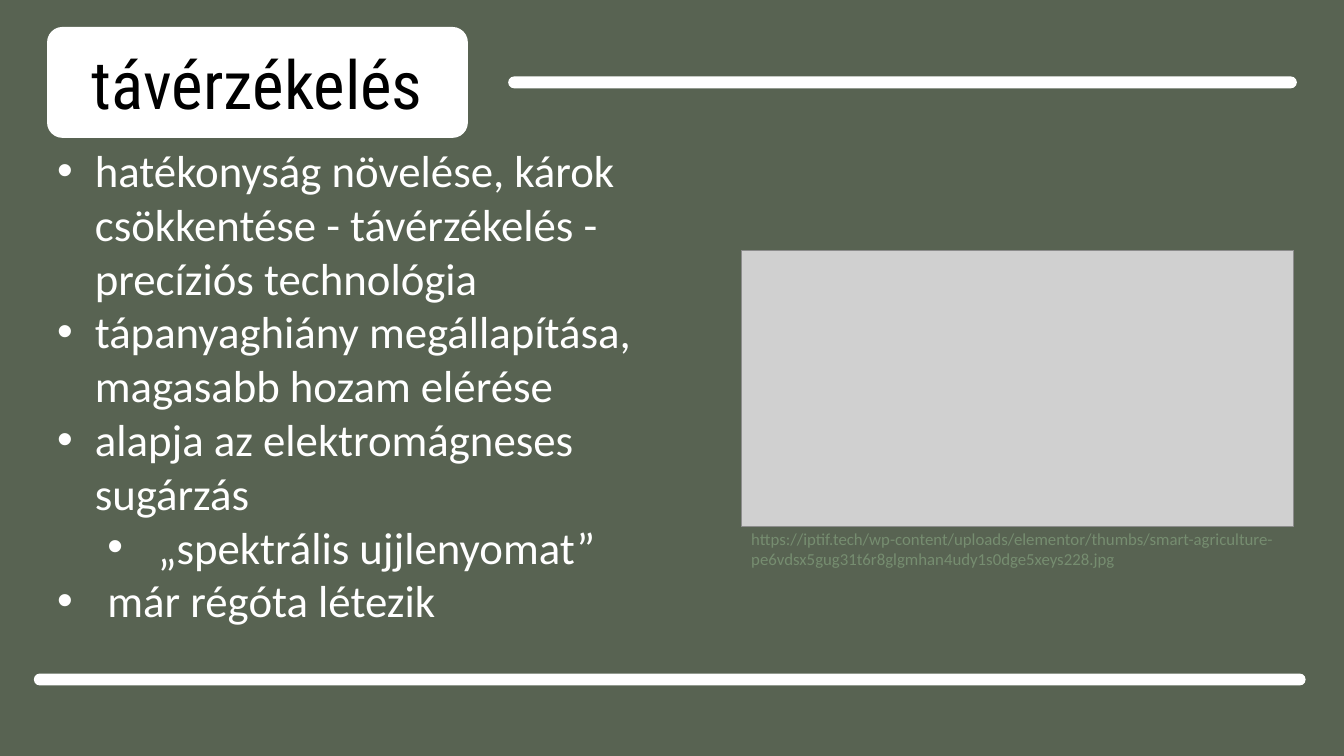
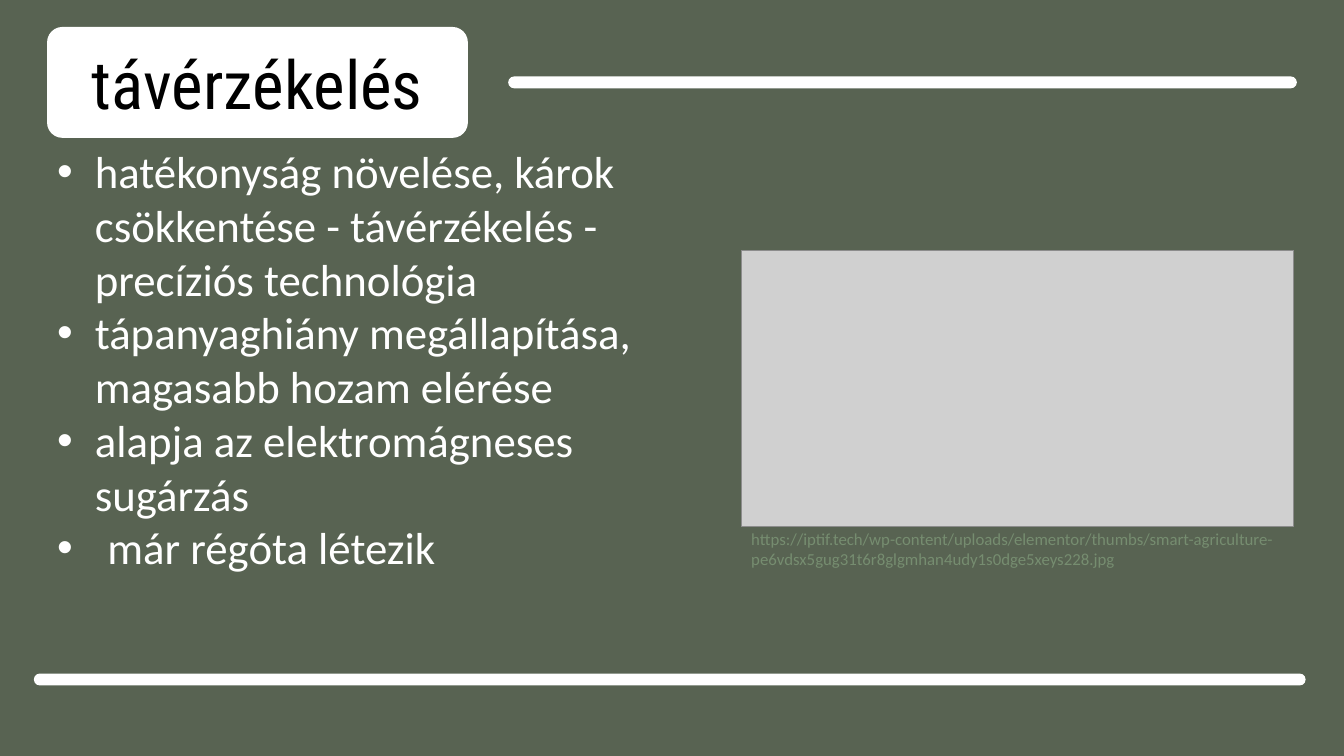
Before and after one commit to dzsofri/paprika, a slide deck: slide 8 of informatikaamezogazdasagban.pptx. Drawn at 1344x756 pixels with LibreOffice and Linux fonts; fonts in the diff are those of the drawing; grey boxes stand for pictures. Boxes give left, top, right and bottom in pixels: in the first picture for what was removed or moved away, otherwise in the second. Text is boxed around its words. In the diff, an @@ line names an element or a change of style, - is before the commit and + after.

```diff
--- a/informatikaamezogazdasagban.pptx
+++ b/informatikaamezogazdasagban.pptx
@@ text at box(158, 532, 595, 572): paragraph removed @@
-  • „spektrális ujjlenyomat”
```
Also in this commit, not shown: 1 other slide changed.
